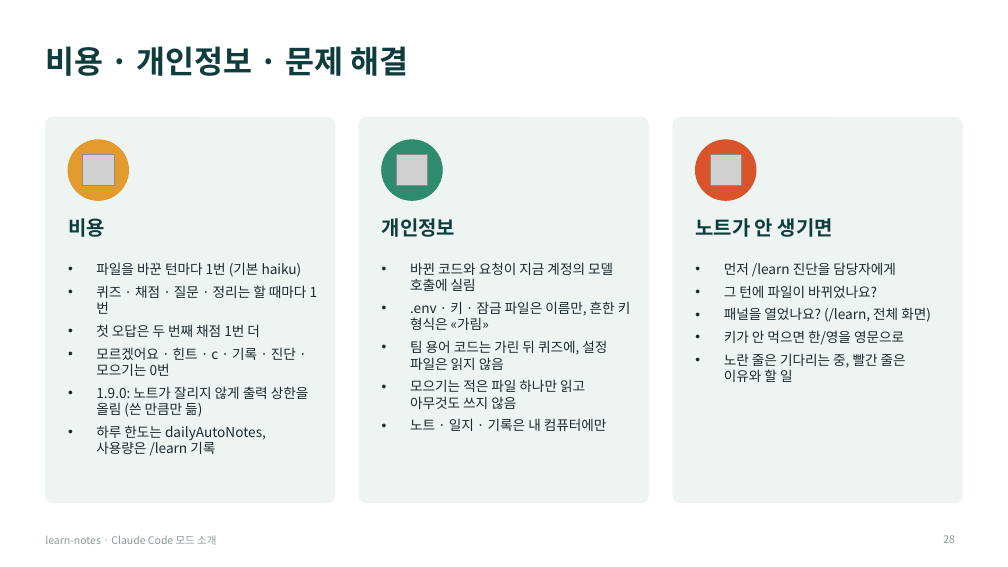
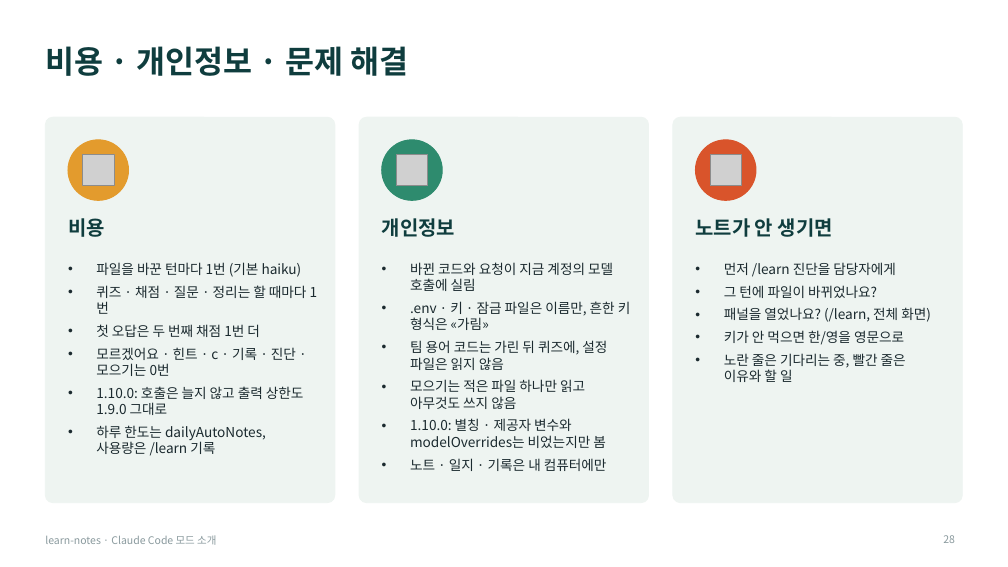
Before and after one commit to Owen-YC/learn-notes, a slide deck: slide 28 of docs/team/learn-notes-intro.pptx. Drawn at 1008x567 pixels with LibreOffice and Linux fonts; fonts in the diff are those of the drawing; grey boxes stand for pictures. Boxes give left, top, right and bottom in pixels: in the first picture for what was removed or moved away, otherwise in the second. Text is boxed around its words. In the diff, an @@ line names an element or a change of style, - is before the commit and + after.

```diff
--- a/docs/team/learn-notes-intro.pptx
+++ b/docs/team/learn-notes-intro.pptx
@@ text at <box>96,386,304,415</box>: text changed @@
-• 1.9.0: 노트가 잘리지 않게 출력 상한을 올림 (쓴 만큼만 듦)
+• 1.10.0: 호출은 늘지 않고 출력 상한도 1.9.0 그대로
@@ text at <box>410,418,606,448</box>: paragraph added @@
+• 1.10.0: 별칭 · 제공자 변수와 modelOverrides는 비었는지만 봄
```
Also in this commit, not shown: 4 other slides changed, 6 other files.
